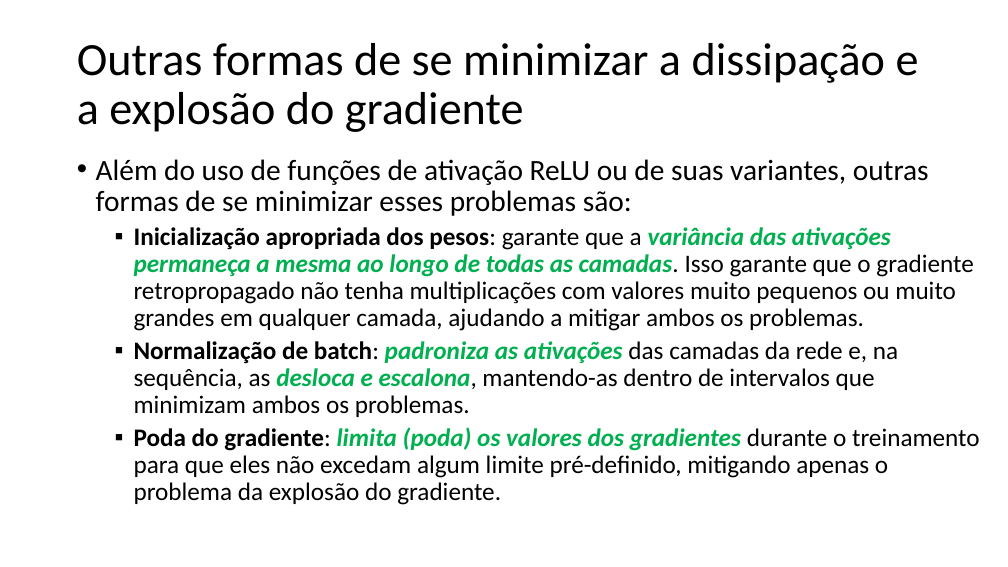
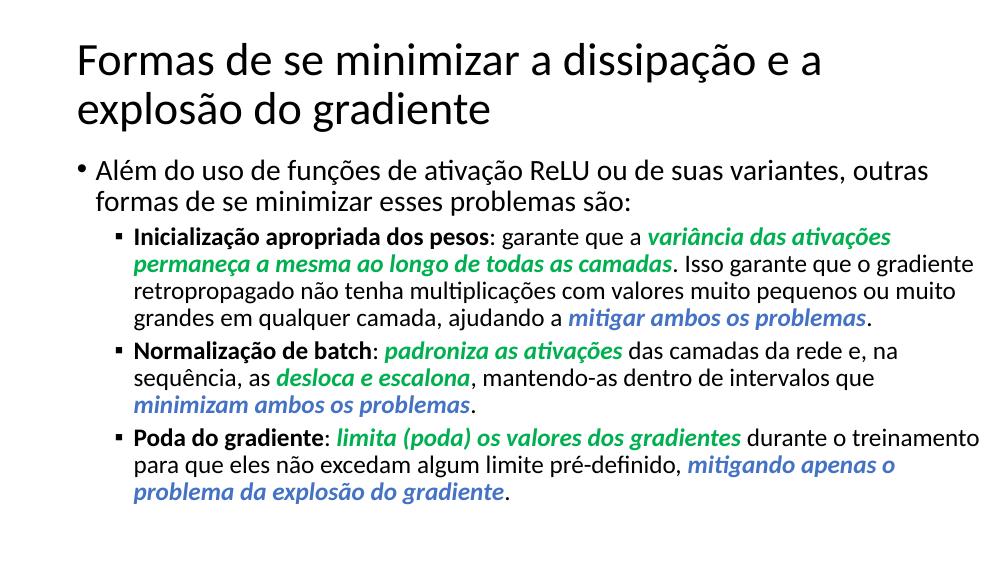
Before and after one commit to zz4fap/t320_aprendizado_de_maquina, a slide deck: slide 36 of slides/T320_Redes_Neurais_Artificiais (Parte II).pptx (slide 33 before the commit). Drawn at 1008x567 pixels with LibreOffice and Linux fonts; fonts in the diff are those of the drawing. Boxes give left, top, right and bottom in pixels: in the first picture for what was removed or moved away, otherwise in the second. Text is boxed around its words. In the diff, an @@ line names an element or a change of style, - is before the commit and + after.

```diff
--- a/slides/T320_Redes_Neurais_Artificiais (Parte II).pptx
+++ b/slides/T320_Redes_Neurais_Artificiais (Parte II).pptx
@@ title at [77, 43, 822, 132]: text changed @@
-Outras formas de se minimizar a dissipação e a explosão do gradiente
+Formas de se minimizar a dissipação e a explosão do gradiente
@@ text at [134, 227, 980, 505]: text colour #000000 to #4472C4, bold on, italic on in "mitigar ambos os problemas.", "minimizam ambos os problemas.", "mitigando apenas o problema da explosão do ..." @@
```
Also in this commit, not shown: 17 other slides changed, 3 slides added, 1 other file.
